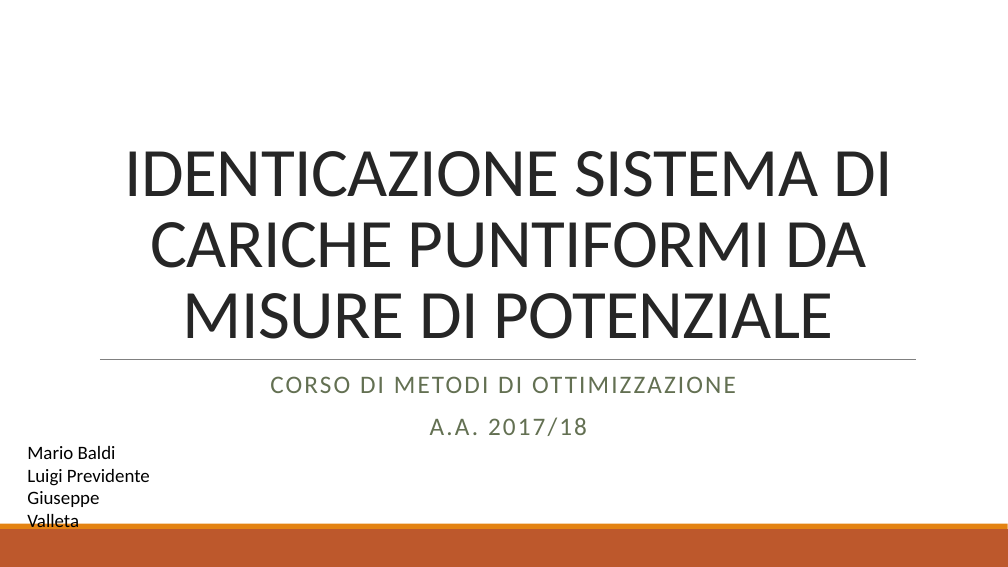
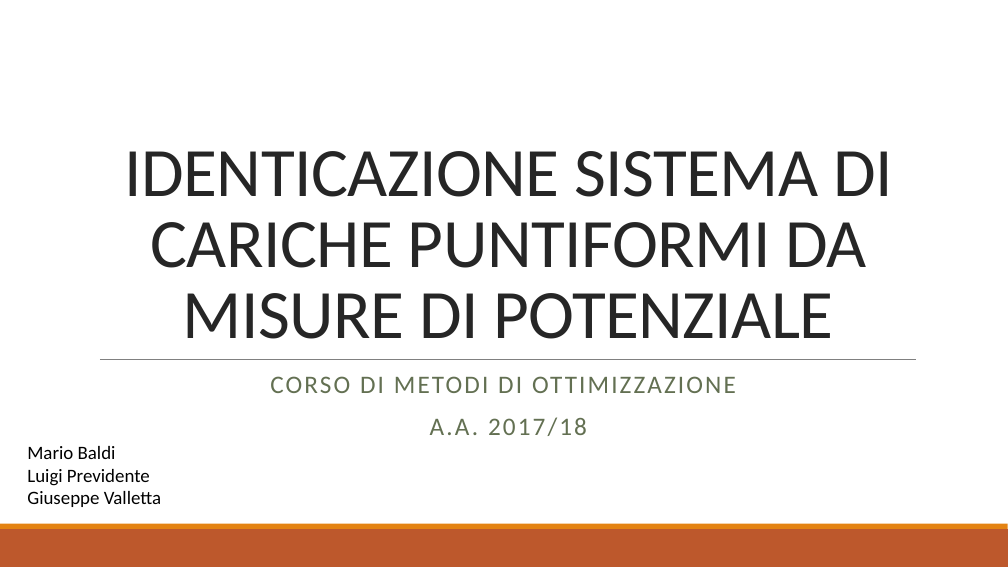
Before and after one commit to baldimario/Simplex, a slide deck: slide 1 of IDENTICAZIONE SISTEMA DI CARICHE PUNTIFORMI DA MISURE DI.pptx. Drawn at 1008x567 pixels with LibreOffice and Linux fonts; fonts in the diff are those of the drawing. Boxes give left, top, right and bottom in pixels: in the first picture for what was removed or moved away, otherwise in the second. Text is boxed around its words. In the diff, an @@ line names an element or a change of style, - is before the commit and + after.

```diff
--- a/IDENTICAZIONE SISTEMA DI CARICHE PUNTIFORMI DA MISURE DI.pptx
+++ b/IDENTICAZIONE SISTEMA DI CARICHE PUNTIFORMI DA MISURE DI.pptx
@@ text at [27,491,161,507]: text changed @@
-Giuseppe Valleta
+Giuseppe Valletta
```
Also in this commit, not shown: 8 other slides changed, 3 slides added, 2 slides removed, 2 other files.
